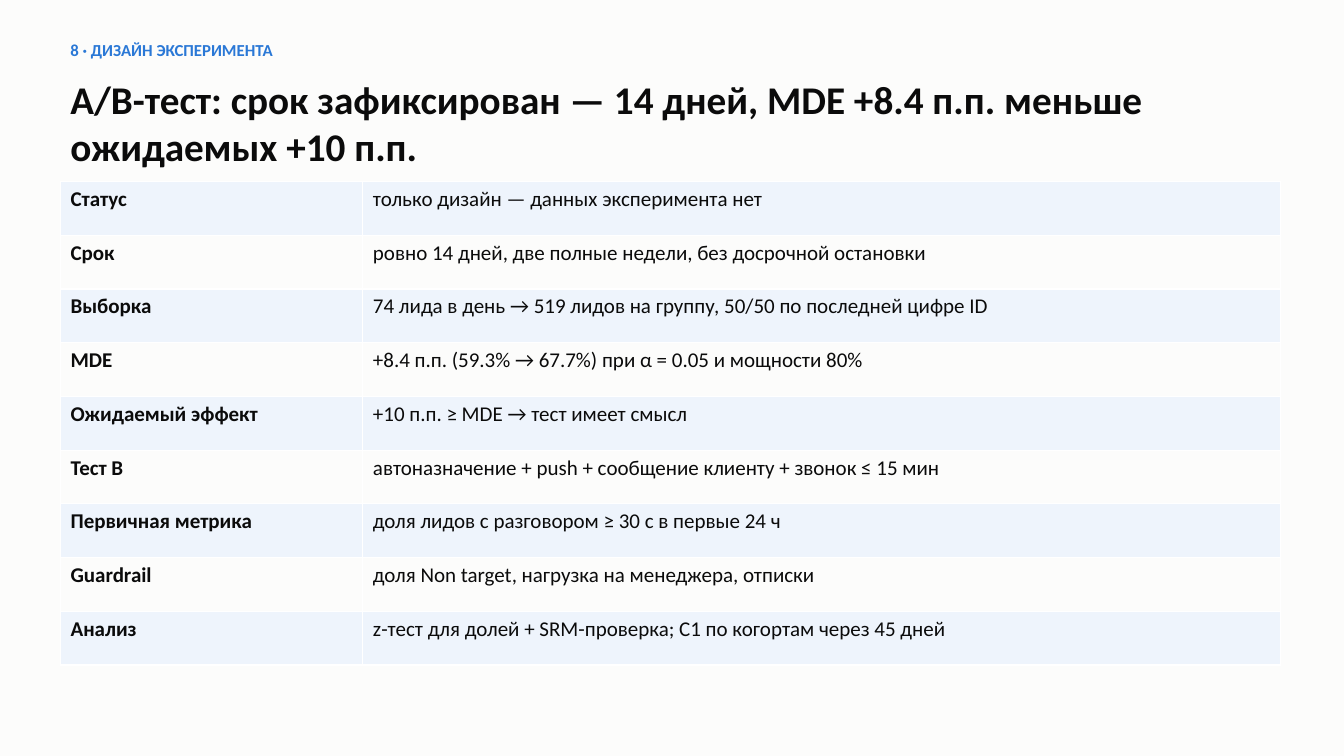
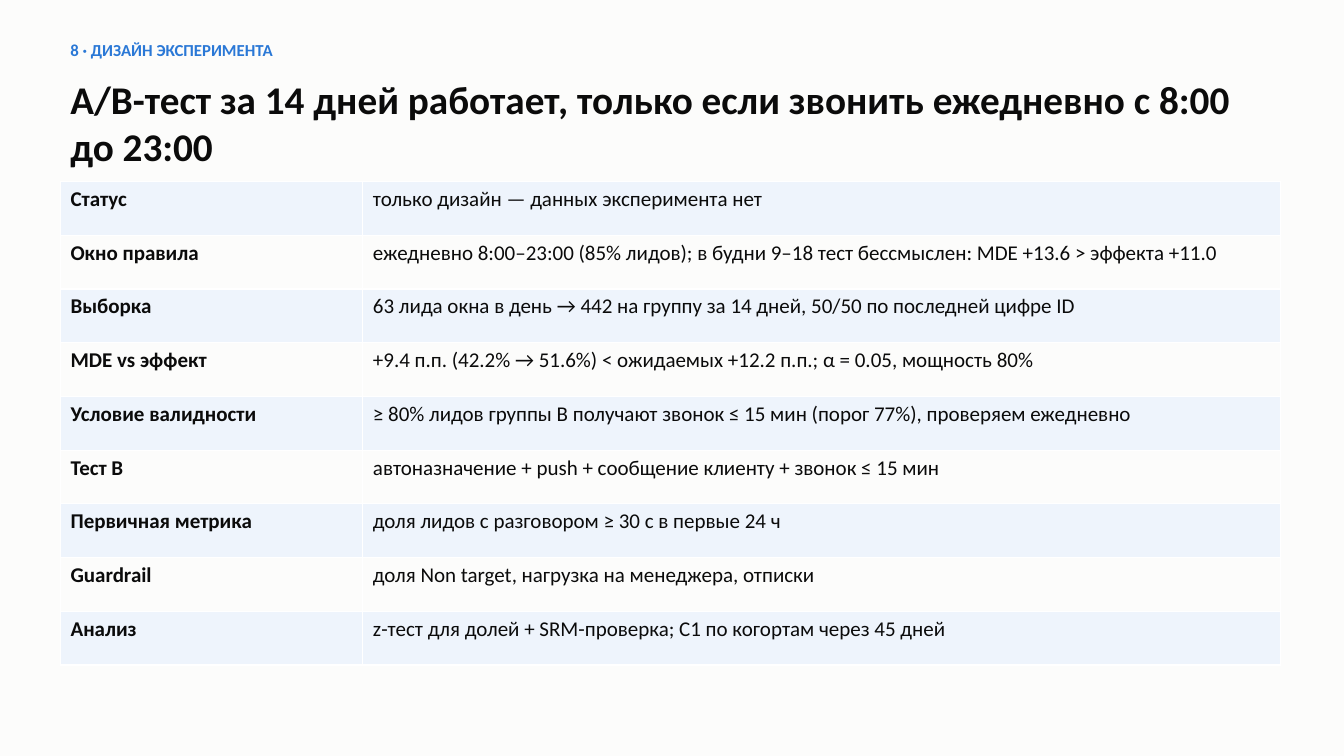
Before and after one commit to yerkovskayuliia-pixel/data-analytics-portfolio, a slide deck: slide 9 of python-crm-analysis/reports/presentation.pptx. Drawn at 1344x756 pixels with LibreOffice and Linux fonts; fonts in the diff are those of the drawing. Boxes give left, top, right and bottom in pixels: in the first picture for what was removed or moved away, otherwise in the second. Text is boxed around its words. In the diff, an @@ line names an element or a change of style, - is before the commit and + after.

```diff
--- a/python-crm-analysis/reports/presentation.pptx
+++ b/python-crm-analysis/reports/presentation.pptx
@@ text at <box>70,86,1229,168</box>: text changed @@
-A/B-тест: срок зафиксирован — 14 дней, MDE +8.4 п.п. меньше ожидаемых +10 п.п.
+A/B-тест за 14 дней работает, только если звонить ежедневно с 8:00 до 23:00
@@ table at <box>60,181,1280,665</box> @@
-row 2, column 1: Срок
+row 2, column 1: Окно правила
-row 2, column 2: ровно 14 дней, две полные недели, без досрочной остановки
+row 2, column 2: ежедневно 8:00–23:00 (85% лидов); в будни 9–18 тест бессмыслен: MDE +13.6 > эффекта +11.0
-row 3, column 2: 74 лида в день → 519 лидов на группу, 50/50 по последней цифре ID
+row 3, column 2: 63 лида окна в день → 442 на группу за 14 дней, 50/50 по последней цифре ID
-row 4, column 1: MDE
+row 4, column 1: MDE vs эффект
-row 4, column 2: +8.4 п.п. (59.3% → 67.7%) при α = 0.05 и мощности 80%
+row 4, column 2: +9.4 п.п. (42.2% → 51.6%) < ожидаемых +12.2 п.п.; α = 0.05, мощность 80%
-row 5, column 1: Ожидаемый эффект
+row 5, column 1: Условие валидности
-row 5, column 2: +10 п.п. ≥ MDE → тест имеет смысл
+row 5, column 2: ≥ 80% лидов группы B получают звонок ≤ 15 мин (порог 77%), проверяем ежедневно
```
Also in this commit, not shown: 4 other slides changed, 1 slide added, 1 slide removed, 41 other files.
